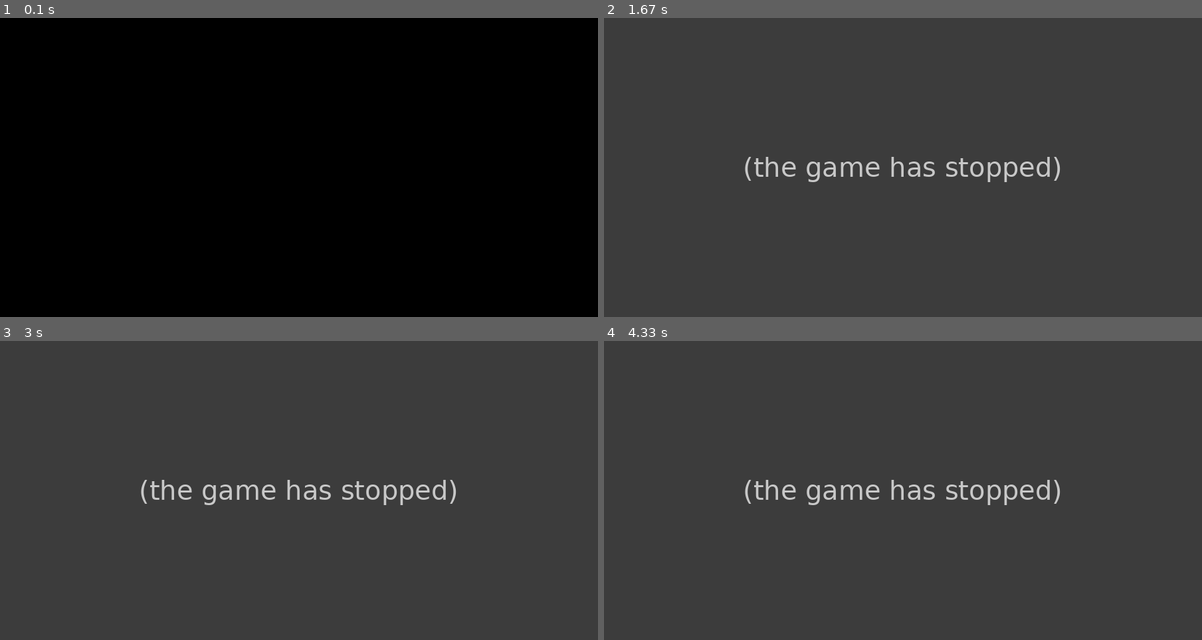
Above: before the commit, frames 1-4 (two rows, left to right).
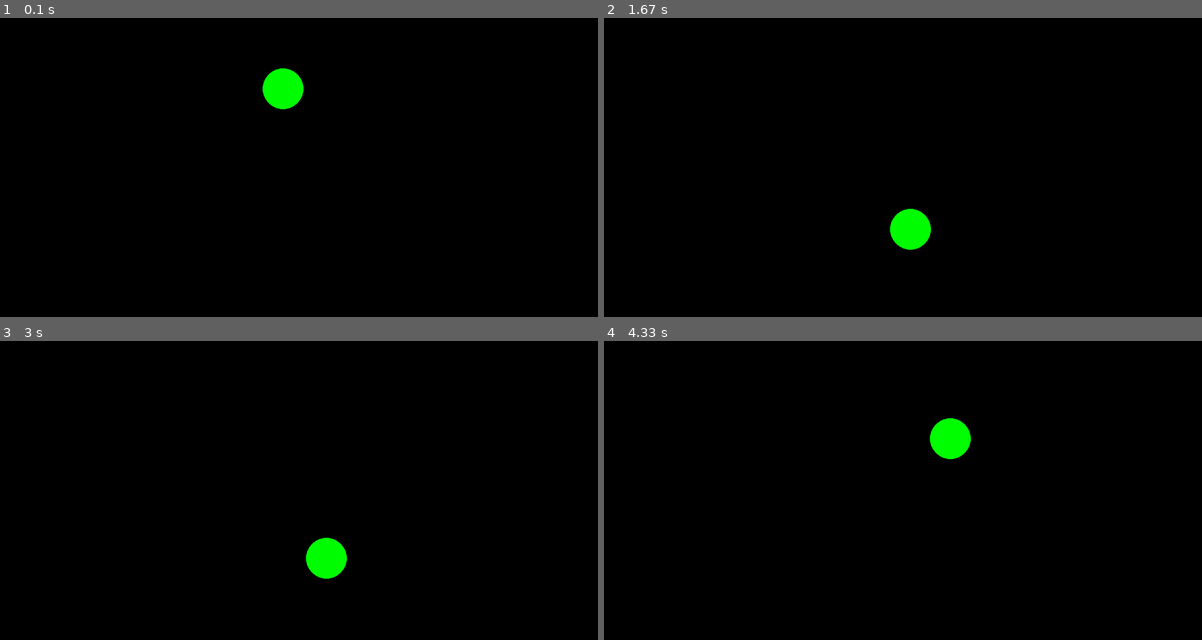
Above: after the commit, the same moments.

Repository: sarseniy/infa_2020_sarseniy
Game: pygame game, started from lab5/1_catch_me.py
Two runs of this game, one before a commit and one after it. Both use one fixed random seed, a clock stepped at 60 frames per second and the inputs below.
Inputs (mouse positions are in pixels of both pictures, inside the frame that each line leads up to):
- Up to frame 1 (0.1 s): no input
- Up to frame 2 (1.67 s): click (903, 167) at 0.38 s
- Up to frame 3 (3 s): no input
- Up to frame 4 (4.33 s): no input

The runs differ from the first frame. In frame 1, 0.8% of the frame differs, in the area x 43-51%, y 16-31%; in frame 2, 100%, in the area x 0-100%, y 0-100%; in frame 3, 100%; in frame 4, 100%.
Error before the commit: NameError: name 'x' is not defined (1_catch_me.py line 39); the game stopped at 1 s (later frames are placeholders)

Commit message:
Продолжение разработки
Реализовано движение шарика и его отскок от стен

Diff:
--- a/lab5/1_catch_me.py
+++ b/lab5/1_catch_me.py
@@ -1,10 +1,15 @@
 import pygame
 from pygame.draw import *
 from random import randint
+from math import cos, pi, sin, radians
 pygame.init()
 
-FPS = 1
-screen = pygame.display.set_mode((1200, 600))
+MIN_R = 10
+MAX_R = 100
+WIDTH = 1200
+HEIGHT = 600
+FPS = 30
+screen = pygame.display.set_mode((WIDTH, HEIGHT))
 
 RED = (255, 0, 0)
 BLUE = (0, 0, 255)
@@ -14,6 +19,7 @@
 CYAN = (0, 255, 255)
 BLACK = (0, 0, 0)
 COLORS = [RED, BLUE, YELLOW, GREEN, MAGENTA, CYAN]
+
 count = 0
 
 
@@ -21,24 +27,57 @@
     """
     Функция рисует новый шарик на экране.
     """
-    global x, y, r
-    x = randint(100, 1100)
-    y = randint(100, 600)
-    r = randint(10, 100)
+    global x, y, r, v, alpha, color
+    x = randint(MAX_R, WIDTH - MAX_R)
+    y = randint(MAX_R, HEIGHT - MAX_R)
+    r = randint(MIN_R, MAX_R)
+    v = randint(10, 500)
+    alpha = randint(0, 360)
+    alpha = radians(alpha)
     color = COLORS[randint(0, 5)]
     circle(screen, color, (x, y), r)
+
+
+def check_walls():
+    """
+    Функция проверяет столкновение шарика с краями экрана и изменяет направление его движения при необходимости.
+    """
+    global x, y, r, alpha
+    if x + r > WIDTH - 10:
+        alpha = pi - alpha
+    if x - r < 0 + 10:
+        alpha = pi - alpha
+    if y + r > HEIGHT - 10:
+        alpha = 2 * pi - alpha
+    if y - r < 0 + 10:
+        alpha = 2 * pi - alpha
+    alpha %= 2 * pi
+
+
+def move_ball():
+    global x, y, r, v, alpha, color
+    x += round(v / FPS * cos(alpha))
+    y -= round(v / FPS * sin(alpha))
+    screen.fill(BLACK)
+    circle(screen, color, (x, y), r)
+    pygame.display.update()
+    check_walls()
 
 
 def check_click(event):
     """
     Функция проверяет, попал ли игрок мышью по шарику.
     :param event: параметры события
+    :return: возвращает логическую переменную в зависимости от того, было попадание или нет
     """
     global count
     coord = event.pos
     if (x - coord[0]) ** 2 + (y - coord[1]) ** 2 <= r ** 2:
         count += 1
         print(count)
+        return False
+    else:
+        return True
 
 
 pygame.display.update()
@@ -48,12 +87,18 @@
 
 while not finished:
     clock.tick(FPS)
-    for event in pygame.event.get():
-        if event.type == pygame.QUIT:
-            finished = True
-        elif event.type == pygame.MOUSEBUTTONDOWN:
-            check_click(event)
     new_ball()
+    pygame.display.update()
+    f = True
+    while f:
+        clock.tick(FPS)
+        move_ball()
+        for event in pygame.event.get():
+            if event.type == pygame.QUIT:
+                finished = True
+                f = False
+            elif event.type == pygame.MOUSEBUTTONDOWN:
+                f = check_click(event)
     pygame.display.update()
     screen.fill(BLACK)
 
